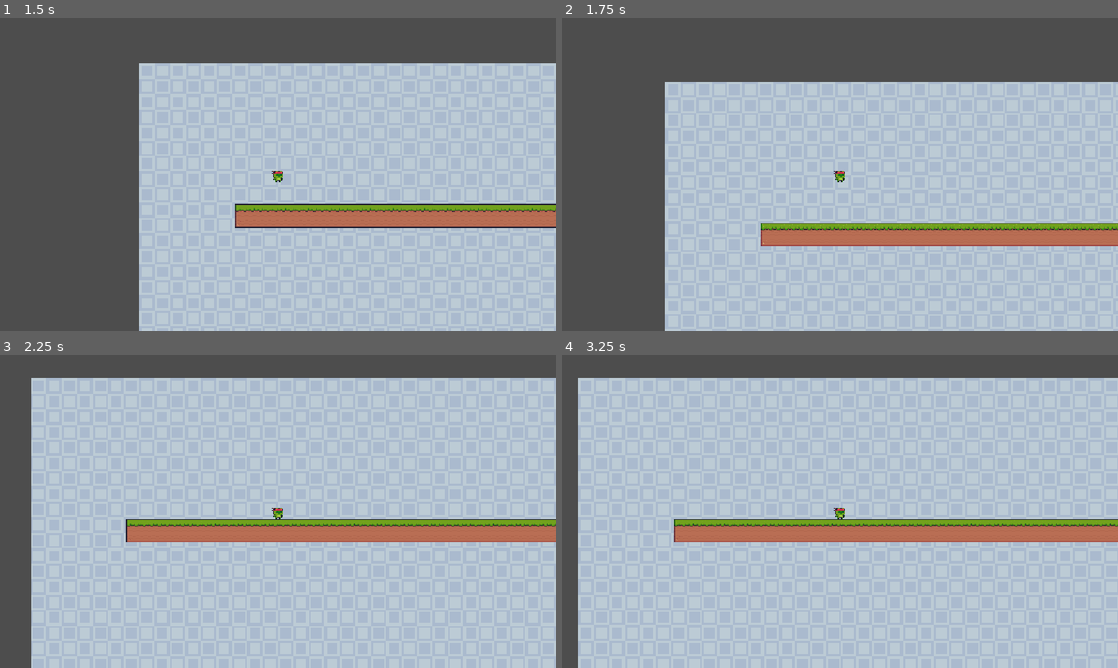
Above: before the commit, frames 1-4 (two rows, left to right).
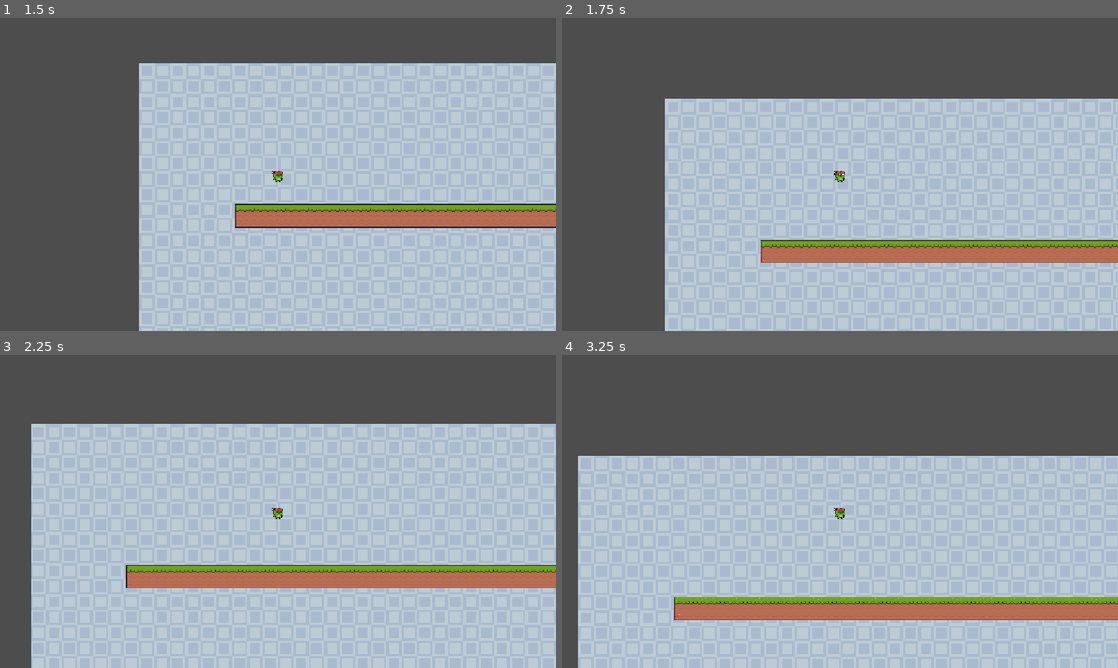
Above: after the commit, the same moments.

Repository: tghts/Projektwoche-Spieleentwicklung
Game: Godot game, scene res://Scene/main_menu.tscn
The game is run twice, just before and just after one commit, with the same random seed, the same clock (stepped at 60 frames per second) and the same inputs.
Inputs:
- Up to frame 1 (1.5 s): click "Start Game" at 0.5 s; tap Enter at 1.25 s; hold Right (right) from 1.28 s (still down); tap Space (jump) at 1.35 s
- Up to frame 2 (1.75 s): keep holding Right (right); tap Space (jump) at 1.52 s
- Up to frame 3 (2.25 s): keep holding Right (right); tap Space (jump) at 1.82, 2.1 s
- Up to frame 4 (3.25 s): tap Space (jump) at 2.27, 2.57, 2.85 s; release Right (right) at 2.78 s; hold A (left) from 2.78 s (still down)

Frame 1 is identical in both runs. In frame 2, 12% of the frame differs, in the area x 18-100%, y 20-79%; in frame 3, 25%; in frame 4, 36%, in the area x 2-100%, y 7-85%.

Commit message:
Update characterr.gd

Diff:
--- a/Script/characterr.gd
+++ b/Script/characterr.gd
@@ -3,7 +3,7 @@
 
 const SPEED = 300.0
 const JUMP_VELOCITY = -400.0
-
+var jump_counter = 0
 
 func _physics_process(delta: float) -> void:
 
@@ -12,6 +12,10 @@
 
 	if Input.is_action_just_pressed("jump") and is_on_floor():
 		velocity.y = JUMP_VELOCITY
+		jump_counter += 1
+	if Input.is_action_just_pressed("jump") and !is_on_floor() and jump_counter !=0:
+		velocity.y = JUMP_VELOCITY
+		jump_counter = 0
 
 	var direction := Input.get_axis("left", "right")
 	if direction:
